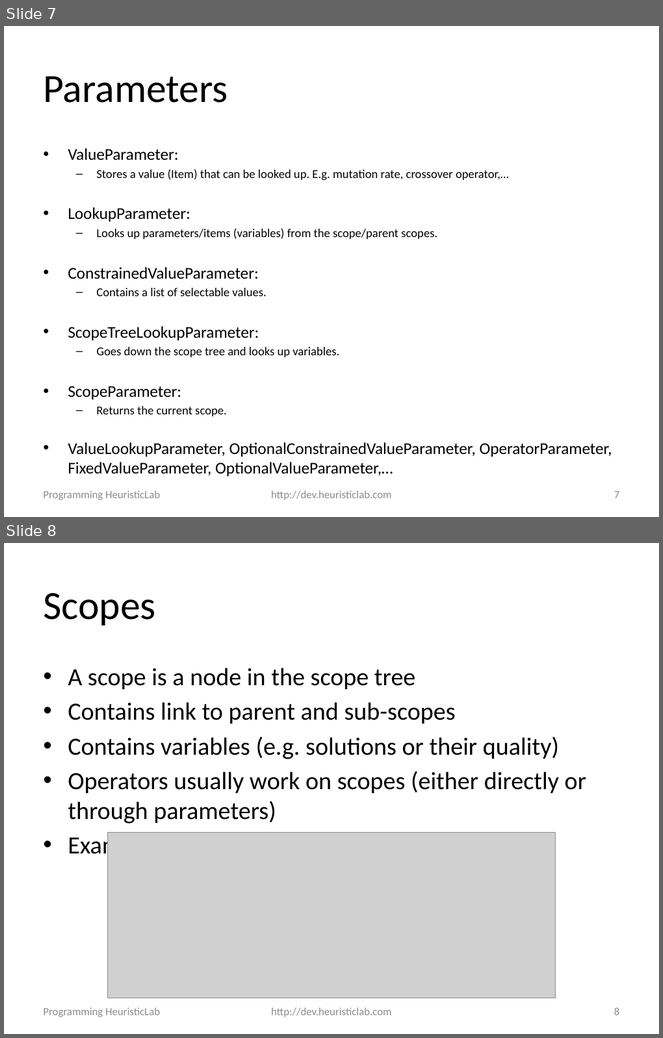
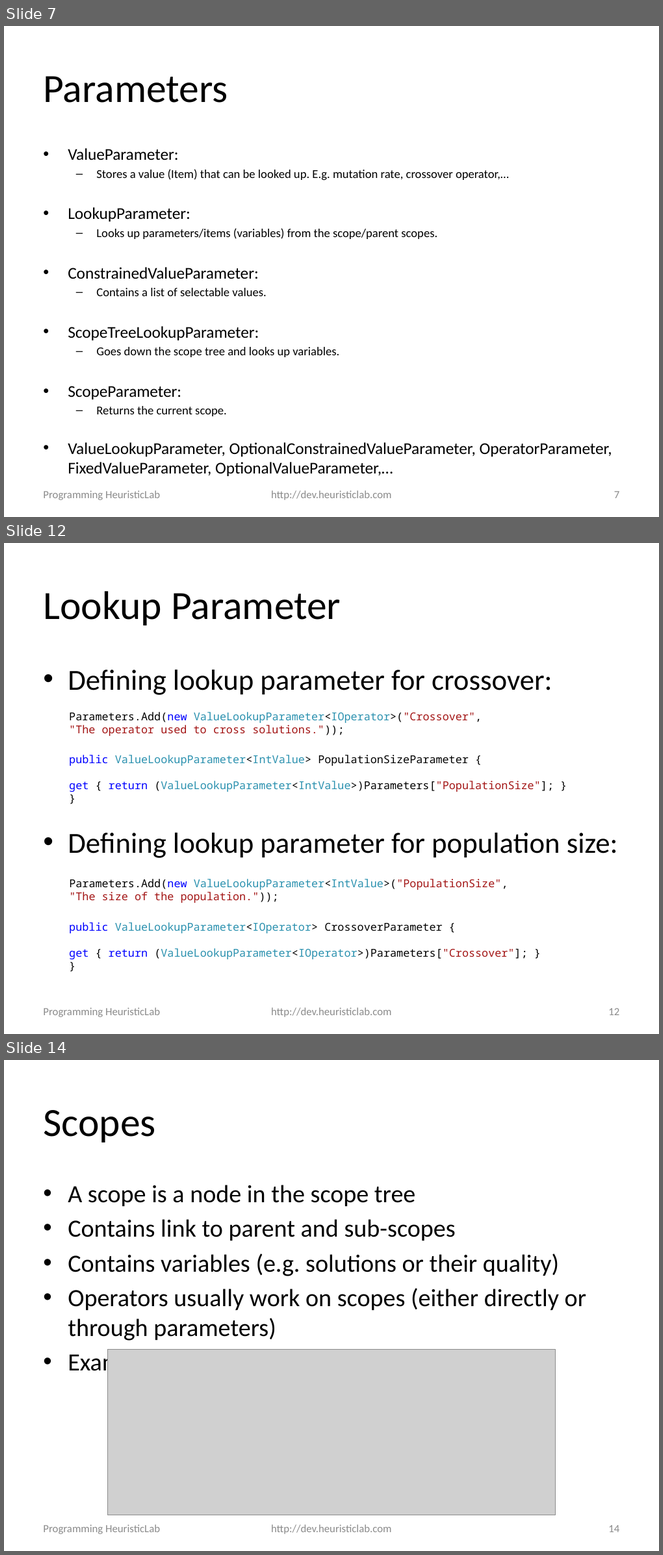
Before and after one commit to heal-research/HeuristicLab, a slide deck: documentation/Tutorials/Programming HeuristicLab - Algorithms and Problems.pptx. Shown one above the other, each under a label of ours: slides 7 and 8 before the commit, slides 7, 12 and 14 after it; the slides between them are not shown. The pictures are 663x1038 and 663x1555 pixels, drawn with LibreOffice and Linux fonts; fonts in the diff are those of the drawing; grey boxes stand for pictures; background and template pictures are left out. Boxes give left, top, right and bottom in pixels: in the first picture for what was removed or moved away, otherwise in the second. Text is boxed around its words. In the diff, an @@ line names an element or a change of style, - is before the commit and + after.

Commit message:
#2317 worked on programming slides

```diff
--- a/documentation/Tutorials/Programming HeuristicLab - Algorithms and Problems.pptx
+++ b/documentation/Tutorials/Programming HeuristicLab - Algorithms and Problems.pptx
@@ slide 12 added at (4, 543, 659, 1034), background #FFFFFF @@
@@ title added at (43, 591, 341, 626), 44 pt, text #000000 @@
+Lookup Parameter
@@ text added at (68, 670, 618, 858), 32 pt, text #000000 @@
+• Defining lookup parameter for crossover:
+• Defining lookup parameter for population size:
@@ text added at (69, 712, 482, 736), 12 pt, text #A31515 @@
+Parameters.Add(new ValueLookupParameter<IOperator>("Crossover",
+"The operator used to cross solutions."));
@@ text added at (69, 755, 554, 792), 12 pt, text #2B91AF @@
+public ValueLookupParameter<IntValue> PopulationSizeParameter {
+get { return (ValueLookupParameter<IntValue>)Parameters["PopulationSize"]; }
+}
@@ text added at (69, 879, 508, 903), 12 pt, text #A31515 @@
+Parameters.Add(new ValueLookupParameter<IntValue>("PopulationSize",
+"The size of the population."));
@@ text added at (69, 923, 528, 960), 12 pt, text #2B91AF @@
+public ValueLookupParameter<IOperator> CrossoverParameter {
+get { return (ValueLookupParameter<IOperator>)Parameters["Crossover"]; }
+}
@@ text added at (43, 1008, 160, 1017), 12 pt, text #8C8C8C @@
+Programming HeuristicLab
@@ text added at (271, 1008, 392, 1017), 12 pt, text #8C8C8C @@
+http://dev.heuristiclab.com
@@ page number added at (608, 1008, 620, 1016), 12 pt, text #8C8C8C @@
+12
@@ what was slide 8 is now slide 14 @@
@@ page number at (608, 1525, 620, 1533): text changed @@
-8
+14
```
Also in this commit, not shown: 7 other slides added.
